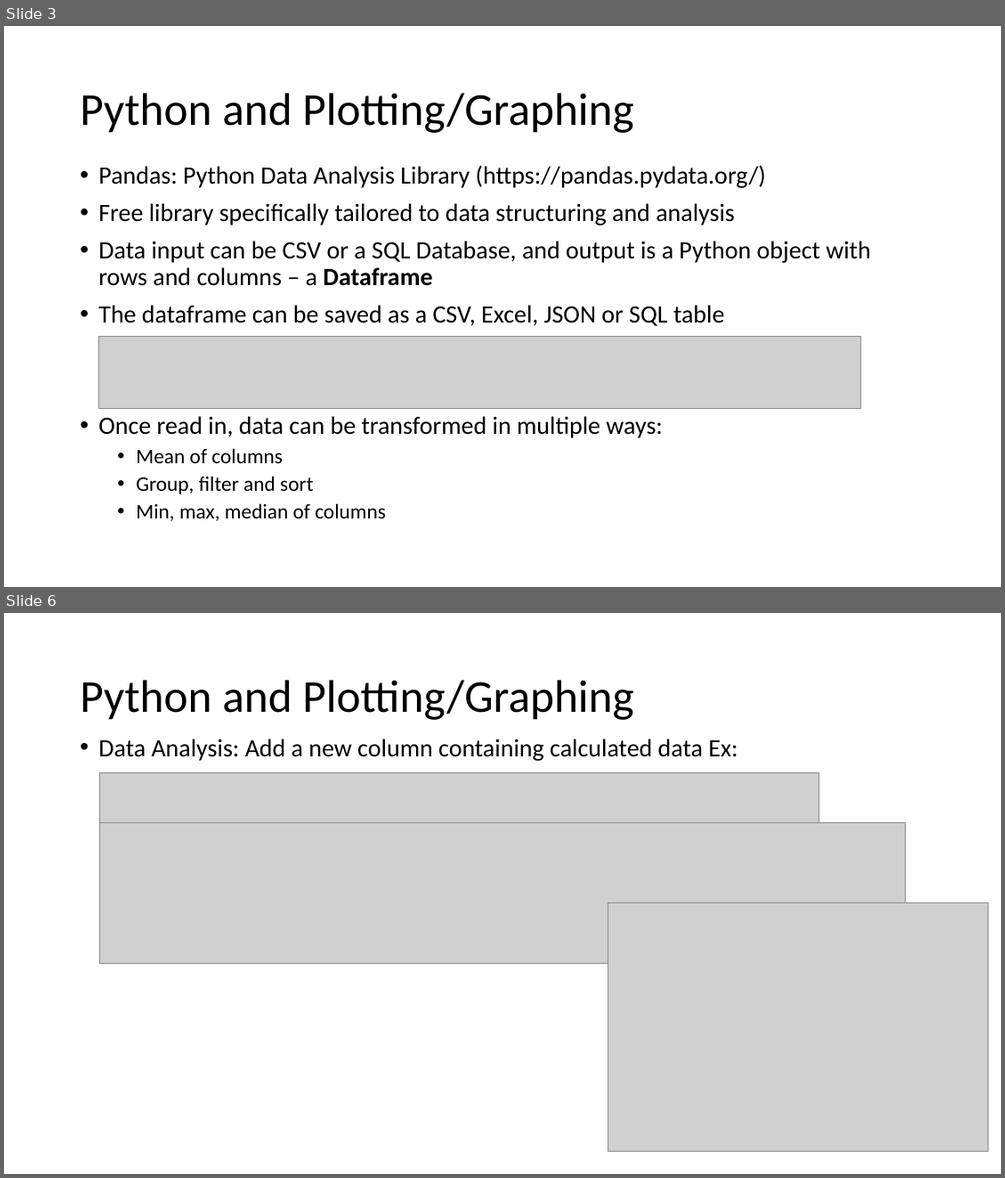
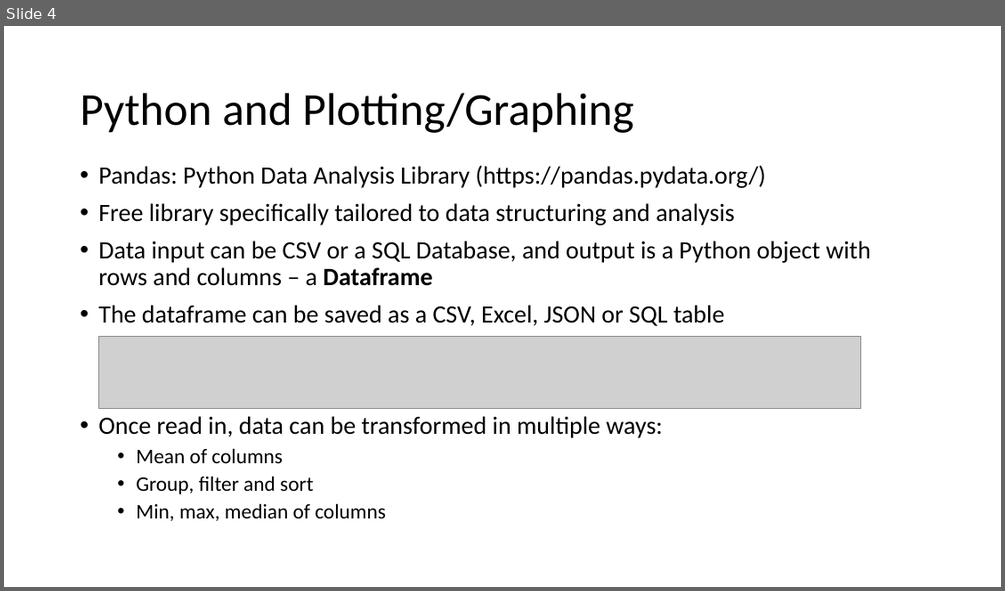
Before and after one commit to ndeshpa/Bootcamp, a slide deck: PythonLabPlots.pptx. Shown one above the other, each under a label of ours: slides 3 and 6 before the commit, slide 4 after it; the slides between them are not shown. The pictures are 1005x1178 and 1005x591 pixels, drawn with LibreOffice and Linux fonts; fonts in the diff are those of the drawing; grey boxes stand for pictures. Boxes give left, top, right and bottom in pixels: in the first picture for what was removed or moved away, otherwise in the second. Text is boxed around its words. In the diff, an @@ line names an element or a change of style, - is before the commit and + after.

Commit message:
Changes to Lab sample python files

```diff
--- a/PythonLabPlots.pptx
+++ b/PythonLabPlots.pptx
@@ slide 6 removed at (4, 613, 1001, 1174), background #FFFFFF @@
@@ title removed at (80, 680, 633, 720) @@
-Python and Plotting/Graphing
@@ text removed at (98, 738, 737, 761) @@
-• Data Analysis: Add a new column containing calculated data Ex:
@@ picture removed at (100, 772, 819, 822) @@
@@ picture removed at (100, 823, 905, 964) @@
@@ picture removed at (607, 902, 988, 1151) @@
@@ what was slide 3 is now slide 4 @@
```
Also in this commit, not shown: 4 slides changed, 4 slides added, 4 other files.
